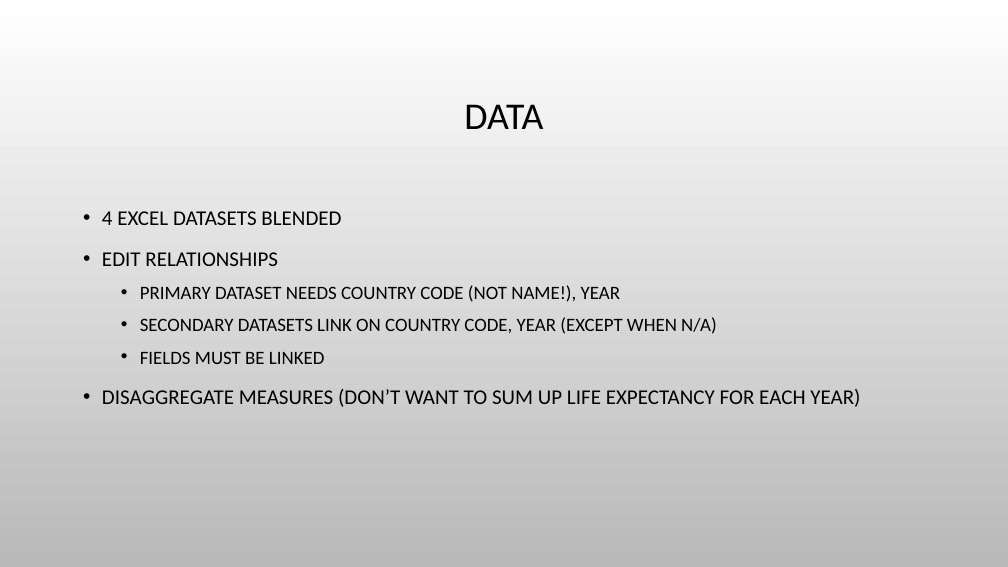
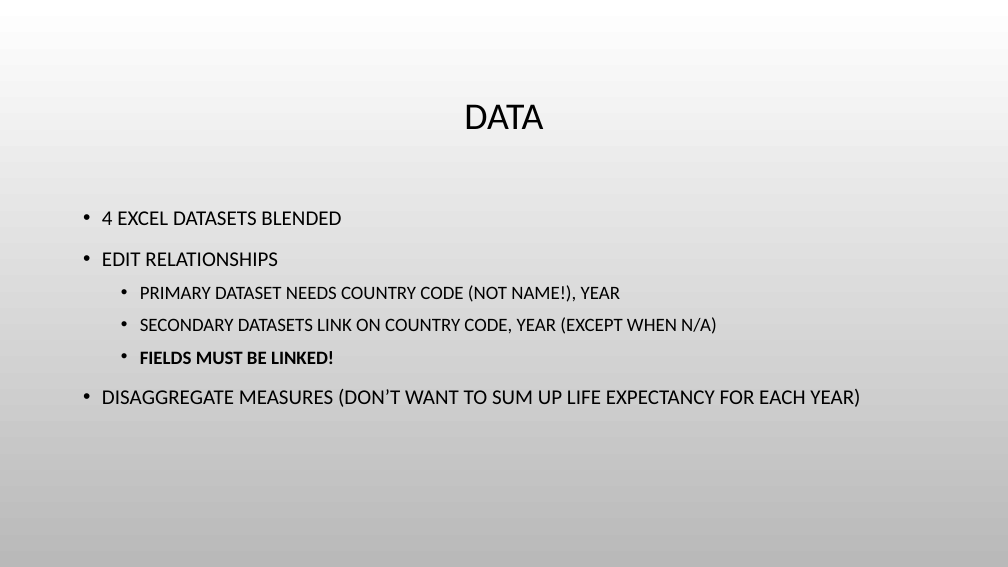
Before and after one commit to bobhilt/tableau-dashboard-demo, a slide deck: slide 4 of BuildingTableauDashboards.pptx. Drawn at 1008x567 pixels with LibreOffice and Linux fonts; fonts in the diff are those of the drawing; background and template pictures are left out. Boxes give left, top, right and bottom in pixels: in the first picture for what was removed or moved away, otherwise in the second. Text is boxed around its words. In the diff, an @@ line names an element or a change of style, - is before the commit and + after.

Commit message:
Add data visuals to deck, plus edits

```diff
--- a/BuildingTableauDashboards.pptx
+++ b/BuildingTableauDashboards.pptx
@@ text at <box>140,351,334,364</box>: text changed; bold on @@
-  • FIELDS MUST BE LINKED
+  • FIELDS MUST BE LINKED!
```
Also in this commit, not shown: 6 other slides changed, 3 slides added, 5 other files.
